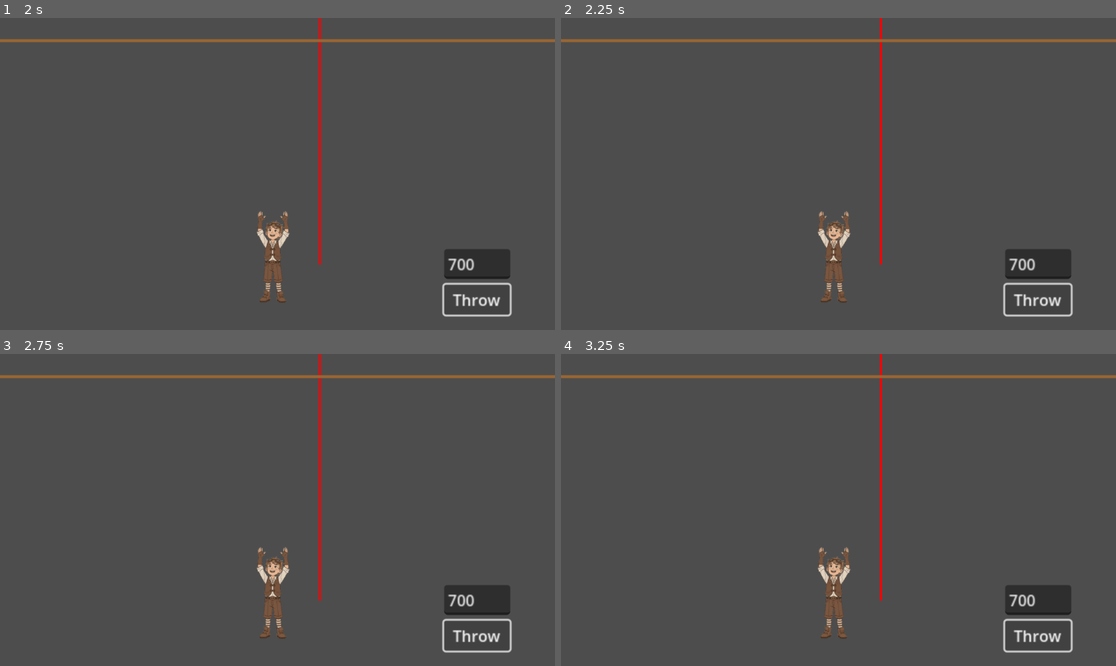
Above: before the commit, frames 1-4 (two rows, left to right).
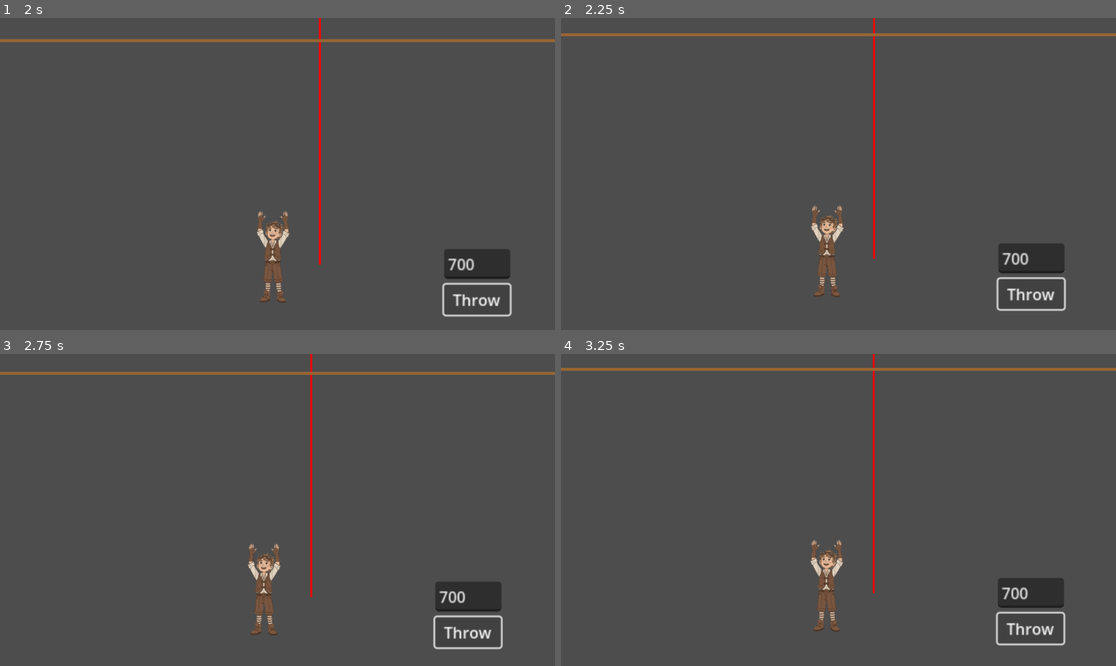
Above: after the commit, the same moments.

Repository: vasyukovin/physics
Game: Godot game, scene res://playground.tscn
Same seed, same stepped clock (60 frames per second), same inputs: the game is played once before the commit and once after it.
Inputs:
- Up to frame 1 (2 s): click "Throw" at 0.5 s; click "Throw" at 1.25 s
- Up to frame 2 (2.25 s): click "Throw" at 2 s
- Up to frame 3 (2.75 s): no input
- Up to frame 4 (3.25 s): no input

Frame 1 is identical in both runs. In frame 2, 5.3% of the frame differs, in the area x 0-100%, y 0-96%; in frame 3, 5.3%; in frame 4, 5.5%.

Commit message:
Add camera shake effect to enhance feedback during ball height triggers in playground.gd

Diff:
--- a/playground.gd
+++ b/playground.gd
@@ -7,10 +7,13 @@
 @onready var height_line: Line2D = $HeightIndicator
 @onready var height_label: Label = $HeightLabel
 @onready var target_height_line: Line2D = $TargetHeightLine
+@onready var camera: Camera2D = $Camera2D
 
 @export var hand_y_offset: float = 380.0
 @export var pixels_per_meter: float = 100.0  # Conversion factor: 100 pixels = 1 meter
 @export var line_x_offset: float = 50.0  # Distance from ball to line
+@export var shake_intensity: float = 15.0  # How strong the shake is
+@export var shake_duration: float = 2  # How long the shake lasts (in seconds)
 
 var default_ball_position: Vector2
 var hand_position_y: float
@@ -20,6 +23,9 @@
 var target_line_y: float  # Y position of the target line
 var previous_velocity_y: float = 0.0  # Previous frame's vertical velocity
 var triggers_fired: Dictionary = {}  # Track which triggers have fired this throw
+var camera_original_offset: Vector2 = Vector2.ZERO  # Store original camera offset
+var shake_timer: float = 0.0  # Timer for shake duration
+var is_shaking: bool = false  # Whether camera is currently shaking
 
 func _ready():
 	default_ball_position = ball.global_position
@@ -58,7 +64,15 @@
 		target_height_line.add_point(Vector2(-line_length, target_line_y))
 		target_height_line.add_point(Vector2(line_length, target_line_y))
 
+	# Store original camera offset
+	if camera:
+		camera_original_offset = camera.offset
+
 func _physics_process(_delta):
+	# Update camera shake
+	if is_shaking:
+		_update_camera_shake(_delta)
+
 	if ball_is_thrown and not ball.freeze:
 		var current_y = ball.global_position.y
 		var current_velocity_y = ball.linear_velocity.y
@@ -212,9 +226,39 @@
 		if not triggers_fired.get("above_line", false):
 			triggers_fired["above_line"] = true
 			print("ТРИГГЕР 2: Центр шара выше линии")
+			_start_camera_shake()  # Start earthquake effect
 
 	# Trigger 3: Center of ball is on the line (within tolerance)
 	if distance_from_line <= tolerance:
 		if not triggers_fired.get("on_line", false):
 			triggers_fired["on_line"] = true
 			print("ТРИГГЕР 3: Центр шара идеально на линии (погрешность: %.2f пикселей)" % distance_from_line)
+
+func _start_camera_shake():
+	"""Start the camera shake effect (earthquake)"""
+	if camera:
+		is_shaking = true
+		shake_timer = shake_duration
+
+func _update_camera_shake(delta: float):
+	"""Update camera shake effect each frame"""
+	if not camera or not is_shaking:
+		return
+
+	shake_timer -= delta
+
+	if shake_timer <= 0.0:
+		# Shake is over, reset camera to original position
+		is_shaking = false
+		camera.offset = camera_original_offset
+	else:
+		# Calculate shake intensity (decreases over time)
+		var progress = shake_timer / shake_duration
+		var current_intensity = shake_intensity * progress
+
+		# Apply random offset to camera
+		var random_offset = Vector2(
+			randf_range(-current_intensity, current_intensity),
+			randf_range(-current_intensity, current_intensity)
+		)
+		camera.offset = camera_original_offset + random_offset
